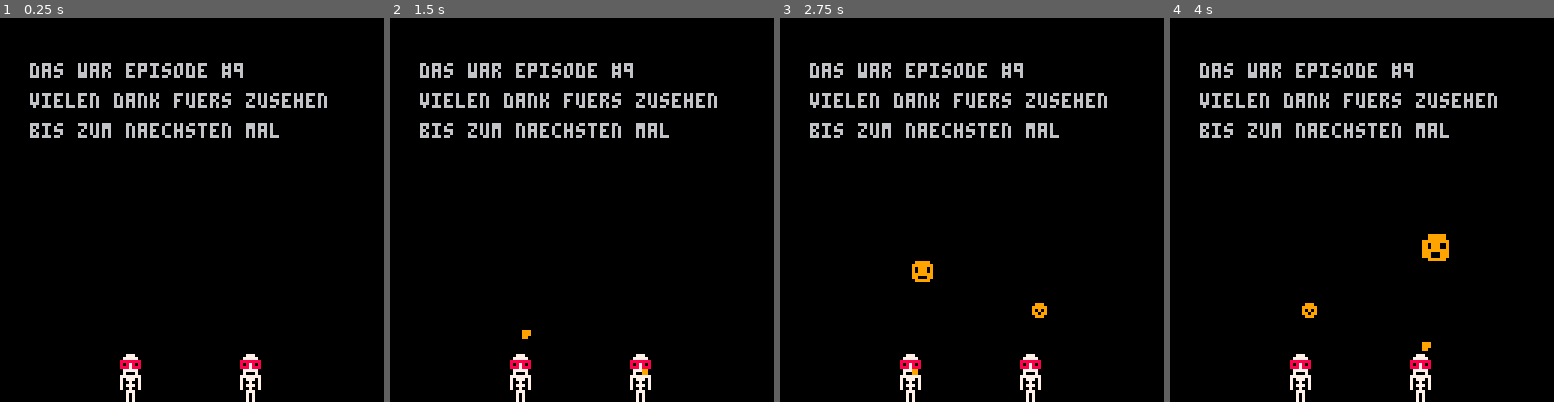
Above: before the commit, frames 1-4 (left to right).
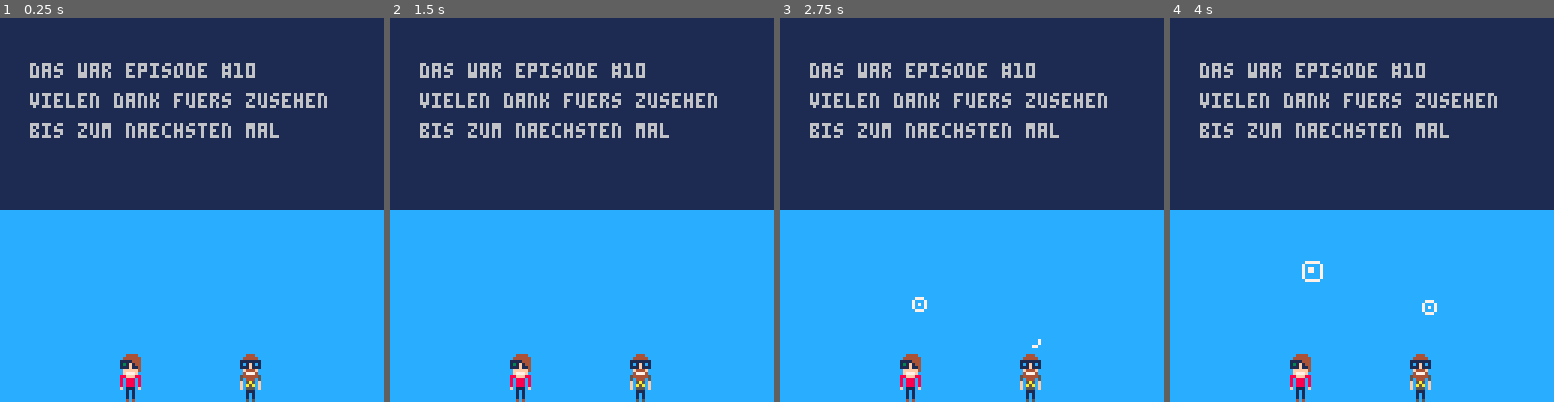
Above: after the commit, the same moments.

Repository: zothynine/picoheads
Game: PICO-8 cartridge outro.p8
Same seed, same stepped clock (60 frames per second), same inputs: the game is played once before the commit and once after it.
Inputs:
- Up to frame 1 (0.25 s): no input
- Up to frame 2 (1.5 s): tap X (X key) at 0.33, 1.07 s; tap O (Z key) at 0.7 s
- Up to frame 3 (2.75 s): hold Right 1.6-2.1 s; tap O (Z key) at 1.7, 2.1, 2.5 s; tap X (X key) at 1.85 s; hold Up 2.15-2.42 s; hold Right from 2.47 s (still down)
- Up to frame 4 (4 s): tap O (Z key) at 2.9, 3.3, 3.7 s; tap X (X key) at 2.97 s; release Right at 3.03 s; hold Left 3.08-3.58 s; hold Down 3.63-3.97 s

The runs differ from the first frame. In frame 1, 97% of the frame differs, in the area x 0-100%, y 0-100%; in frame 2, 97%; in frame 3, 97%; in frame 4, 97%.

Commit message:
Vorbereitungen Episode 10

Diff:
--- a/intro.p8
+++ b/intro.p8
@@ -12,14 +12,14 @@
 		ln4="",
 		txt1="wir entwickeln",
 		txt2="presented by picoheads",
-		txt3="episode #9:",
-		txt4="night of the living devs!",
+		txt3="episode #10:",
+		txt4="relativ ist absolut besser!",
 		x=10,
 		ln1_y=15,
 		ln2_y=26,
 		ln3_y=98,
 		ln4_y=112,
-		speed=3,
+		speed=5,
 		⧗=5
 	}
 
@@ -44,10 +44,10 @@
 	⧗={
 		ending=120,
 		cur=30,
-		glitches=70
+		glitches=80
 	}
 
-	music(6)
+	music(0)
 end
 
 --function center_text(_t)
@@ -60,7 +60,7 @@
 
 	--cursor blinking
 	if ⧗.cur<cur.blink/2 then
-		cur.c=0
+		cur.c=1
 	else
 		cur.c=8
 	end
@@ -129,24 +129,24 @@
 
 function _draw()
 	cls()
-	rectfill(0,0,127,127,0)
+	rectfill(0,0,127,127,1)
 	rectfill(cur.x,cur.y,cur.x+4,cur.y+5,cur.c)
-	print(text.ln1,text.x,text.ln1_y,7) --title
-	print(text.ln2,text.x,text.ln2_y,7) --tagline
-	print(text.ln3,text.x,text.ln3_y,7) --tagline
-	print(text.ln4,text.x,text.ln4_y,7) --tagline
+	print(text.ln1,text.x,text.ln1_y,6) --title
+	print(text.ln2,text.x,text.ln2_y,6) --tagline
+	print(text.ln3,text.x,text.ln3_y,6) --tagline
+	print(text.ln4,text.x,text.ln4_y,6) --tagline
 	--mario
 	sspr(8,0,7,16,mx,avy)
-	print(ml,mx-(#ml*2)+3,avy+18,7)
+	print(ml,mx-(#ml*2)+3,avy+18,6)
 	--klemens
 	sspr(16,0,7,16,kx,avy)
-	print(kl,kx-(#kl*2)+3,avy+18,7)
+	print(kl,kx-(#kl*2)+3,avy+18,6)
 
 	if ⧗.ending==0 then
 
 		if (⧗.glitches>0) ⧗.glitches-=1
 
-		if ⧗.glitches==69 then
+		if ⧗.glitches==79 then
 			music(2)
 		elseif ⧗.glitches==40 then
 			poke(0x5f2c, 1) -- horizontal stretch, 64x128
@@ -158,149 +158,149 @@
 	end
 end
 __gfx__
-00000000007770000077700000000000000000000000000000444400004440000000000000000000000000000000000000000000000000000000000000000000
-00000000077777000777770000000000000000000000000004444440044444000000000000000000000000000000000000000000000000000000000000000000
-00700700888888808888888000000000000000000000000011114440111111100000000000000000000000000000000000000000000000000000000000000000
-000770008087808080878080000000000000000000000000131f14401c1f1c100000000000000000000000000000000000000000000000000000000000000000
-000770008887888088878880000000000000000000000000111f1140111f11100000000000000000000000000000000000000000000000000000000000000000
-0070070007777700077777000000000000000000000000000fffff400f444f000000000000000000000000000000000000000000000000000000000000000000
-0000000007000700070007000000000000000000000000000f777f00047774000000000000000000000000000000000000000000000000000000000000000000
-00000000777777707777777000000000000000000000000011fff110144444100000000000000000000000000000000000000000000000000000000000000000
-00000000707770707077707000000000000000000000000010111010104440100000000000000000000000000000000000000000000000000000000000000000
-00000000700700707007007000000000000000000000000010111010f01a10f00000000000000000000000000000000000000000000000000000000000000000
-00000000707770707077707000000000000000000000000010111010f0a1a0f00000000000000000000000000000000000000000000000000000000000000000
-000000007007007070070070000000000000000000000000f0ccc0f0f01110f00000000000000000000000000000000000000000000000000000000000000000
-00000000007770000077700000000000000000000000000000c0c00000ccc0000000000000000000000000000000000000000000000000000000000000000000
-00000000007070000070700000000000000000000000000000c0c00000c0c0000000000000000000000000000000000000000000000000000000000000000000
-00000000007070000070700000000000000000000000000000c0c00000c0c0000000000000000000000000000000000000000000000000000000000000000000
-00000000007070000070700000000000000000000000000000404000004040000000000000000000000000000000000000000000000000000000000000000000
-…(130 lines of a section not shown)…
+00000000004444000044400000000000000000000000000000000000000000000000000000000000000000000000000000000000000000000000000000000000
+00000000044444400444440000000000000000000000000000000000000000000000000000000000000000000000000000000000000000000000000000000000
+00700700111144401111111000000000000000000000000000000000000000000000000000000000000000000000000000000000000000000000000000000000
+00077000131f14401c1f1c1000000000000000000000000000000000000000000000000000000000000000000000000000000000000000000000000000000000
+00077000111f1140111f111000000000000000000000000000000000000000000000000000000000000000000000000000000000000000000000000000000000
+007007000fffff400f444f0000000000000000000000000000000000000000000000000000000000000000000000000000000000000000000000000000000000
+000000000f777f000477740000000000000000000000000000000000000000000000000000000000000000000000000000000000000000000000000000000000
+0000000055fff5505444445000000000000000000000000000000000000000000000000000000000000000000000000000000000000000000000000000000000
+00000000505550505044405000000000000000000000000000000000000000000000000000000000000000000000000000000000000000000000000000000000
+0000000050555050f05a50f000000000000000000000000000000000000000000000000000000000000000000000000000000000000000000000000000000000
+0000000050555050f0a5a0f000000000000000000000000000000000000000000000000000000000000000000000000000000000000000000000000000000000
+00000000f0ccc0f0f05550f000000000000000000000000000000000000000000000000000000000000000000000000000000000000000000000000000000000
+0000000000c0c00000ccc00000000000000000000000000000000000000000000000000000000000000000000000000000000000000000000000000000000000
+0000000000c0c00000c0c00000000000000000000000000000000000000000000000000000000000000000000000000000000000000000000000000000000000
+0000000000c0c00000c0c00000000000000000000000000000000000000000000000000000000000000000000000000000000000000000000000000000000000
+00000000004040000050500000000000000000000000000000000000000000000000000000000000000000000000000000000000000000000000000000000000
+…(130 lines of a section not shown)…
--- a/outro.p8
+++ b/outro.p8
@@ -37,6 +37,15 @@
 	if (y>54 and y<64) addsplashes()
 
 	updatesplashes()
+
+	if btn(❎)
+	 or btn(🅾️)
+	 or btn(⬅️)
+	 or btn(➡️)
+	 or btn(⬆️)
+	 or btn(⬇️) then
+	 load("intro")
+	end
 end
 
 function updatesplashes()
@@ -82,8 +91,8 @@
 
 function _draw()
 	cls()
-	--map(0,0,0,0,16,16)
-	print("das war episode #9",10,y-97,6)
+	map(0,0,0,0,16,16)
+	print("das war episode #10",10,y-97,6)
 	print("vielen dank fuers zusehen",10,y-87,6)
 	print("bis zum naechsten mal",10,y-77,6)
 	spr(0,mx,y,1,2)
@@ -91,12 +100,9 @@
 	print("wir danken:",10,y+20,6)
 	print("gerlinde hinterleitner",10,y+30,6)
 	print("daniel koller",10,y+37,6)
-	--print("zsolt wilhelm",10,y+44,6)
-	--print("andreas mueller",10,y+51,6)
 	print("und der tollen community",10,y+61,6)
 	print("auf derstandard.at",10,y+68,6)
-	print("episode #10 am 5.10. um 19:00",10,y+95,8)
-	print("https://dst.at/picoheads",10,y+105,7)
+	print("episode #11 am 12.11.- 19:00",10,y+95,10)
 	print("twitter:",10,y+115,7)
 	print("@freddychops, @zothynine",10,y+125,7)
 	for row=0,16 do
@@ -144,7 +150,7 @@
 		local x = splash.x
 		local y = splash.y
 		local lt = splash.lt
-		pset(x,y,8)
+		pset(x,y,12)
 	end
 end
 
--- a/starting-soon.p8
+++ b/starting-soon.p8
@@ -86,10 +86,10 @@
 
 function _draw()
 	cls()
-	--map(0,0,0,0,16,16)
+	map(0,0,0,0,16,16)
 	print("wir entwickeln",10,15,6)
 	print("presented by picoheads",10,25,6)
-	print("episode #9 startet in kuerze",10,35,6)
+	print("episode #10 startet in kuerze",10,35,6)
 	spr(0,mx,y,1,2)
 	spr(32,kx,y,1,2)
 
@@ -139,7 +139,7 @@
 		local x = splash.x
 		local y = splash.y
 		local lt = splash.lt
-		pset(x,y,8)
+		pset(x,y,12)
 	end
 end
 
Not shown, changed: the music (__music__) section of intro.p8
Not shown, changed: the sound effects (__sfx__) section of intro.p8
Not shown, changed: 32 lines of the sprite sheet (__gfx__) section of outro.p8
Not shown, changed: 32 lines of the sprite sheet (__gfx__) section of starting-soon.p8
